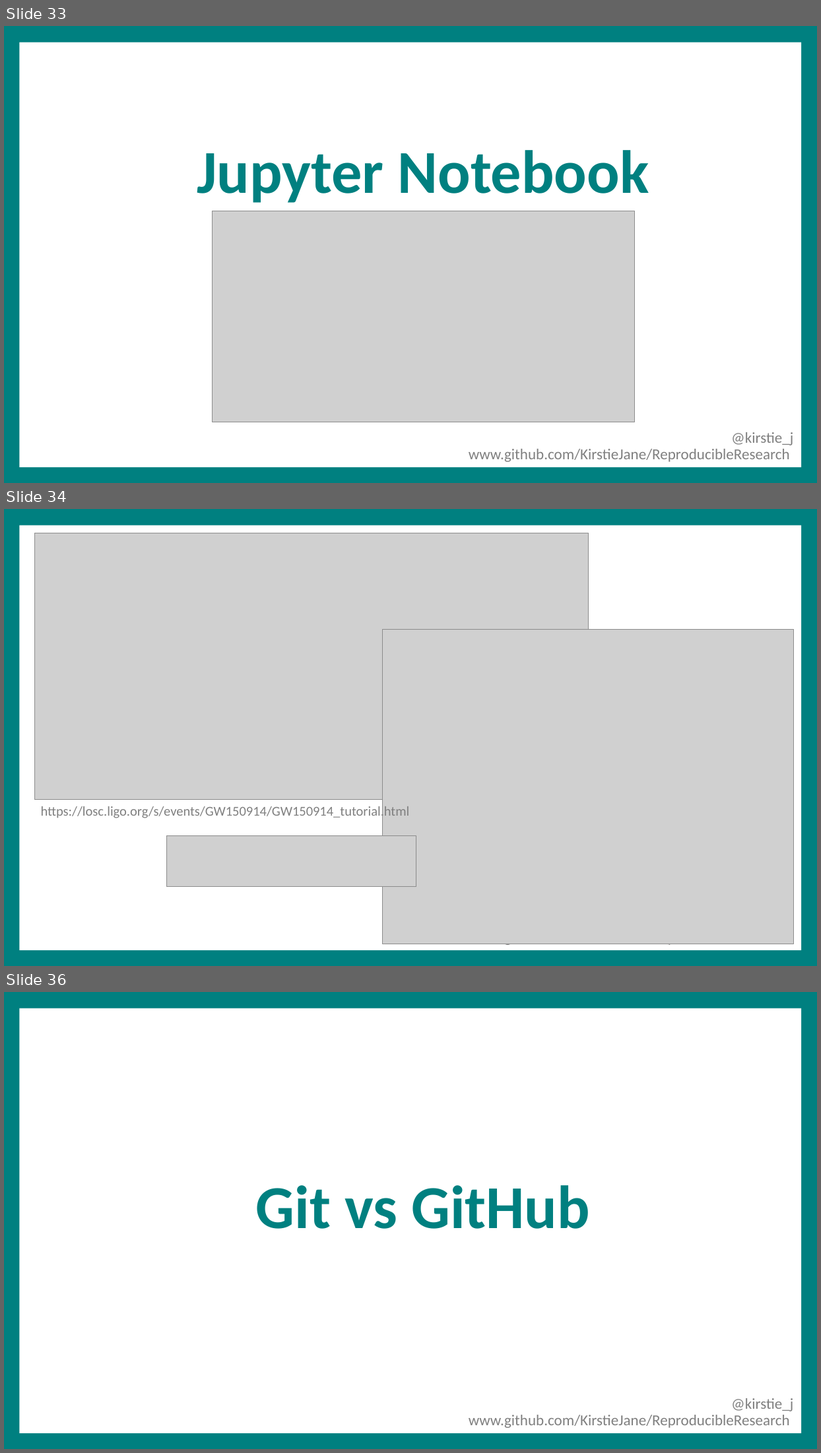
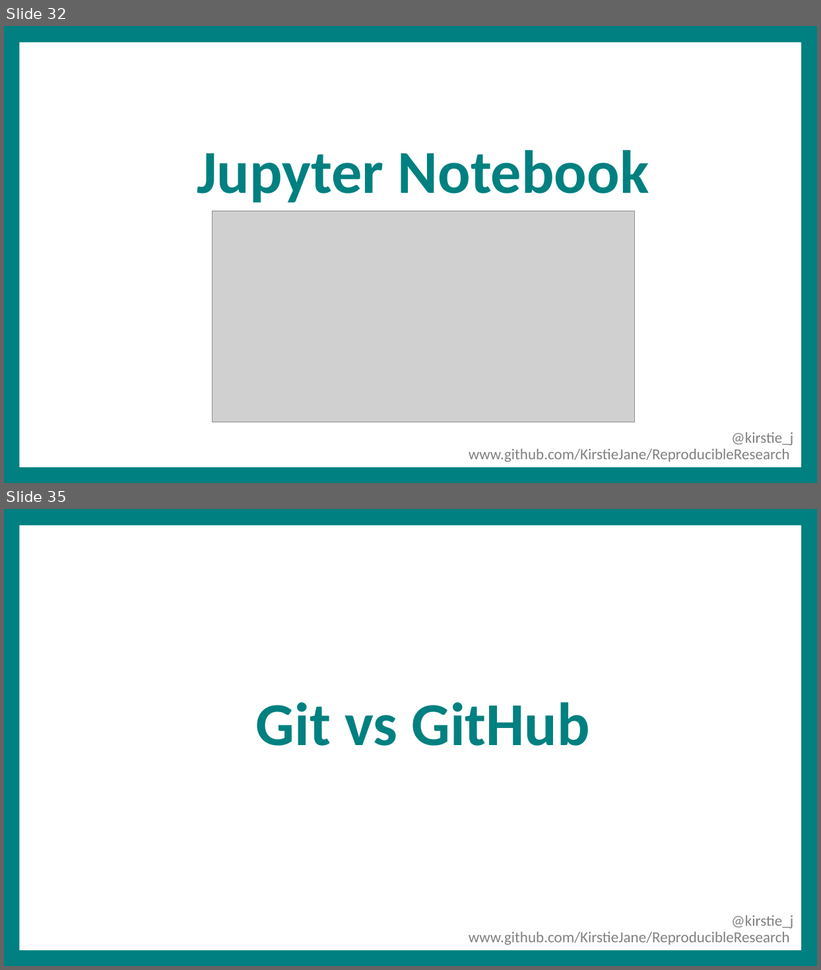
Before and after one commit to WhitakerLab/ReproducibleResearch, a slide deck: Whitaker_PdocMasterClass_April2016.pptx. Shown one above the other, each under a label of ours: slides 33, 34 and 36 before the commit, slides 32 and 35 after it; the slides between them are not shown. The pictures are 821x1453 and 821x970 pixels, drawn with LibreOffice and Linux fonts; fonts in the diff are those of the drawing; grey boxes stand for pictures; background and template pictures are left out. Boxes give left, top, right and bottom in pixels: in the first picture for what was removed or moved away, otherwise in the second. Text is boxed around its words. In the diff, an @@ line names an element or a change of style, - is before the commit and + after.

```diff
--- a/Whitaker_PdocMasterClass_April2016.pptx
+++ b/Whitaker_PdocMasterClass_April2016.pptx
@@ slide 34 removed at <box>4,509,817,966</box>, background #008080; not listed: 2 template elements that a slide beside it also shows @@
@@ picture removed at <box>34,533,588,800</box> @@
@@ picture removed at <box>383,630,794,945</box> @@
@@ text removed at <box>41,805,410,820</box> @@
-https://losc.ligo.org/s/events/GW150914/GW150914_tutorial.html
@@ picture removed at <box>167,836,417,887</box> @@
@@ what was slide 33 is now slide 32 @@
@@ what was slide 36 is now slide 35 @@
```
Also in this commit, not shown: 2 slides changed, 8 slides added, 10 other slides removed, 1 other file.
